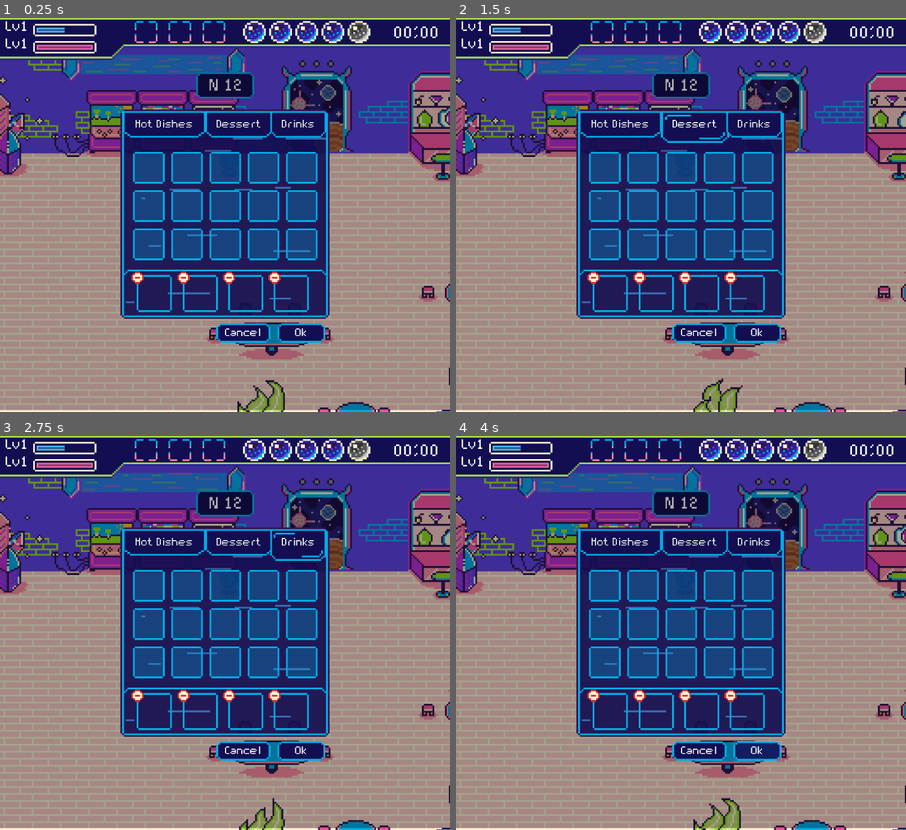
Above: before the commit, frames 1-4 (two rows, left to right).
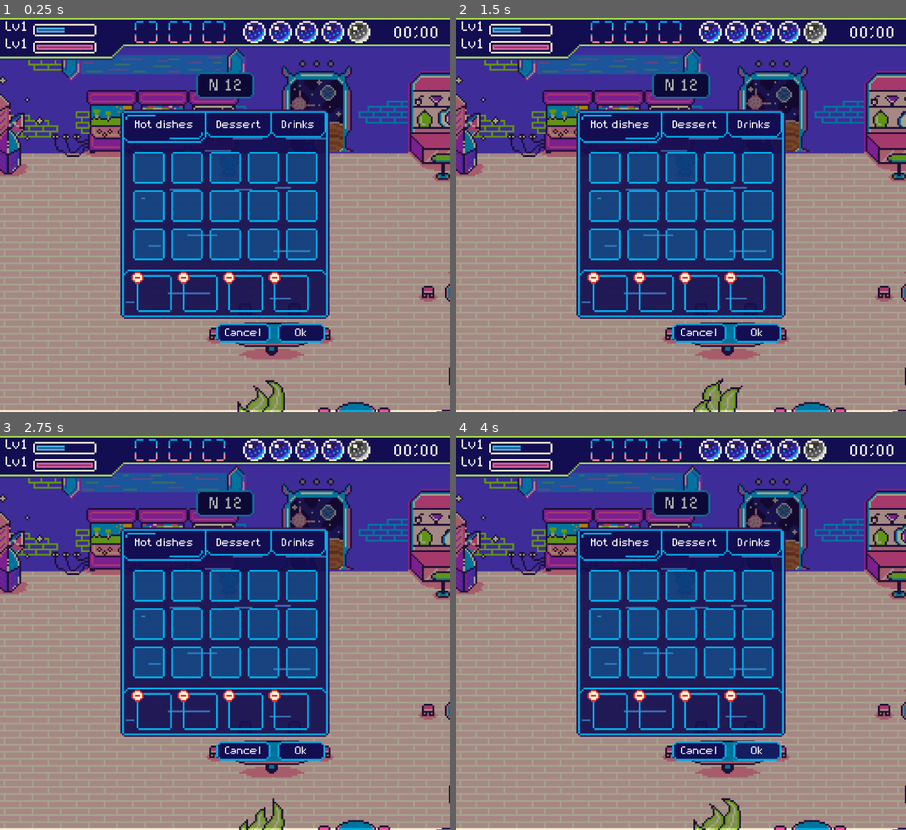
Above: after the commit, the same moments.

Repository: Julieta2200/Cosmic-Drifters
Game: Godot game, scene res://project/level_1/level_1.tscn
The game is run twice, just before and just after one commit, with the same random seed, the same clock (stepped at 60 frames per second) and the same inputs.
Inputs (mouse positions are in pixels of both pictures, inside the frame that each line leads up to):
- Up to frame 1 (0.25 s): no input
- Up to frame 2 (1.5 s): click (618, 128) at 0.5 s, where only the run before the commit has a clickable "Hot Dishes"; click (694, 128) at 1.25 s, where only the run before the commit has a clickable "Dessert"
- Up to frame 3 (2.75 s): click (297, 546) at 2 s, where only the run before the commit has a clickable "Drinks"
- Up to frame 4 (4 s): click "Ok" at 2.75 s; click "Ok" at 3.5 s

The runs differ from the first frame. In frame 1, 0.6% of the frame differs, in the area x 27-70%, y 23-32%; in frame 2, 0.8%; in frame 3, 0.8%; in frame 4, 0.6%.

Commit message:
main panel

Diff:
--- a/project/computer/computer.tscn
+++ b/project/computer/computer.tscn
@@ -12,7 +12,6 @@
 [ext_resource type="Texture2D" uid="uid://y3maq8mwau45" path="res://assets/Order_Button/Order_Button7.png" id="10_yob18"]
 [ext_resource type="Texture2D" uid="uid://dk56u0cf7xc4a" path="res://assets/Order_Button/Order_Button8.png" id="11_y6d74"]
 [ext_resource type="Texture2D" uid="uid://bd7m17blmd17a" path="res://assets/Order_Button/Order_Button9.png" id="12_jxqc4"]
-
 
 [sub_resource type="RectangleShape2D" id="RectangleShape2D_sdpta"]
 size = Vector2(32.3125, 28.625)
--- /dev/null
+++ b/project/food_menu/food_menu.gd
@@ -0,0 +1,11 @@
+extends Control
+
+
+# Called when the node enters the scene tree for the first time.
+func _ready():
+	pass # Replace with function body.
+
+
+# Called every frame. 'delta' is the elapsed time since the previous frame.
+func _process(delta):
+	pass
--- a/project/food_menu/food_menu.tscn
+++ b/project/food_menu/food_menu.tscn
@@ -1,10 +1,12 @@
-[gd_scene load_steps=32 format=3 uid="uid://uqiq7ol038uw"]
+[gd_scene load_steps=30 format=3 uid="uid://uqiq7ol038uw"]
 
 [ext_resource type="Texture2D" uid="uid://l3sq32eps0vr" path="res://assets/Menu_UI/Table_Number.png" id="1_547g1"]
+[ext_resource type="Script" path="res://project/food_menu/food_menu.gd" id="1_lrmo0"]
 [ext_resource type="Texture2D" uid="uid://bcglbg7y8b6s3" path="res://assets/Menu_UI/Menu/Menu1.png" id="1_y2ks4"]
 [ext_resource type="Texture2D" uid="uid://dx4e23yrqyd0j" path="res://assets/Menu_UI/Menu/Shadow.png" id="3_yc1tq"]
-[ext_resource type="Texture2D" uid="uid://ckk5sn4rpsalp" path="res://assets/Menu_UI/Panel_Drinks/Drinks1.png" id="4_wumch"]
 [ext_resource type="Texture2D" uid="uid://dhsp6mllm30yk" path="res://assets/Menu_UI/Cell_Small/Cell_Small1.png" id="6_otr7g"]
+[ext_resource type="Texture2D" uid="uid://7kekda2kqqca" path="res://assets/Menu_UI/Panel_Hot_Dishes/Hot_dishes1.png" id="6_vmx4f"]
+[ext_resource type="Texture2D" uid="uid://tnyd6rhj7fmq" path="res://assets/Menu_UI/Panel_Dessert/Dessert2.png" id="7_41j6o"]
 [ext_resource type="FontFile" uid="uid://ca1c0t3foshuc" path="res://assets/Fonts/Mystery Font1.ttf" id="7_jqssa"]
 [ext_resource type="Texture2D" uid="uid://bytwwxbannxxn" path="res://assets/Menu_UI/Cell_Big/Cell_Big1.png" id="9_scbmh"]
 [ext_resource type="Texture2D" uid="uid://b2ltlwl224rtp" path="res://assets/Menu_UI/Cell_Small/Cell_Small2.png" id="10_ka53w"]
@@ -23,18 +25,6 @@
 [sub_resource type="StyleBoxTexture" id="StyleBoxTexture_ov3uu"]
 texture = ExtResource("1_y2ks4")
 
-[sub_resource type="StyleBoxTexture" id="StyleBoxTexture_xoy5u"]
-texture = ExtResource("19_f2ual")
-
-[sub_resource type="StyleBoxTexture" id="StyleBoxTexture_v60um"]
-texture = ExtResource("19_f2ual")
-
-[sub_resource type="StyleBoxTexture" id="StyleBoxTexture_vgibt"]
-texture = ExtResource("4_wumch")
-
-[sub_resource type="StyleBoxTexture" id="StyleBoxTexture_khkg7"]
-texture = ExtResource("4_wumch")
-
 [sub_resource type="StyleBoxTexture" id="StyleBoxTexture_bjvmk"]
 texture = ExtResource("6_otr7g")
 
@@ -78,6 +68,7 @@
 grow_vertical = 2
 size_flags_horizontal = 4
 size_flags_vertical = 4
+script = ExtResource("1_lrmo0")
 
 [node name="table_number" type="Panel" parent="."]
 layout_mode = 1
@@ -134,48 +125,86 @@
 grow_vertical = 2
 theme_override_styles/panel = SubResource("StyleBoxTexture_ov3uu")
 
-[node name="hot_dishes" type="Button" parent="main_panel"]
+[node name="hot_dishes" type="TextureRect" parent="main_panel"]
 layout_mode = 1
 offset_left = 15.0
 offset_top = 16.0
 offset_right = 783.0
 offset_bottom = 304.0
-theme_override_fonts/font = ExtResource("7_jqssa")
-theme_override_font_sizes/font_size = 80
-theme_override_styles/normal = SubResource("StyleBoxTexture_xoy5u")
-theme_override_styles/hover = SubResource("StyleBoxTexture_v60um")
-theme_override_styles/pressed = SubResource("StyleBoxTexture_vgibt")
-theme_override_styles/focus = SubResource("StyleBoxTexture_khkg7")
-text = "Hot Dishes"
-
-[node name="dessert" type="Button" parent="main_panel"]
+texture = ExtResource("6_vmx4f")
+
+[node name="Label" type="Label" parent="main_panel/hot_dishes"]
+layout_mode = 1
+anchors_preset = 8
+anchor_left = 0.5
+anchor_top = 0.5
+anchor_right = 0.5
+anchor_bottom = 0.5
+offset_left = -265.0
+offset_top = -41.0
+offset_right = 265.0
+offset_bottom = 52.0
+grow_horizontal = 2
+grow_vertical = 2
+theme_override_fonts/font = ExtResource("7_jqssa")
+theme_override_font_sizes/font_size = 80
+text = "Hot dishes"
+horizontal_alignment = 1
+vertical_alignment = 1
+
+[node name="dessert" type="TextureRect" parent="main_panel"]
 layout_mode = 1
 offset_left = 768.0
 offset_top = 16.0
 offset_right = 1392.0
 offset_bottom = 304.0
-theme_override_fonts/font = ExtResource("7_jqssa")
-theme_override_font_sizes/font_size = 80
-theme_override_styles/normal = SubResource("StyleBoxTexture_xoy5u")
-theme_override_styles/hover = SubResource("StyleBoxTexture_v60um")
-theme_override_styles/pressed = SubResource("StyleBoxTexture_vgibt")
-theme_override_styles/focus = SubResource("StyleBoxTexture_khkg7")
+texture = ExtResource("7_41j6o")
+
+[node name="Label" type="Label" parent="main_panel/dessert"]
+layout_mode = 1
+anchors_preset = 8
+anchor_left = 0.5
+anchor_top = 0.5
+anchor_right = 0.5
+anchor_bottom = 0.5
+offset_left = -265.0
+offset_top = -41.0
+offset_right = 265.0
+offset_bottom = 52.0
+grow_horizontal = 2
+grow_vertical = 2
+theme_override_fonts/font = ExtResource("7_jqssa")
+theme_override_font_sizes/font_size = 80
 text = "Dessert"
-
-[node name="drinks" type="Button" parent="main_panel"]
+horizontal_alignment = 1
+vertical_alignment = 1
+
+[node name="drinks" type="TextureRect" parent="main_panel"]
 layout_mode = 1
 offset_left = 1363.0
 offset_top = 16.0
 offset_right = 1875.0
 offset_bottom = 304.0
-theme_override_fonts/font = ExtResource("7_jqssa")
-theme_override_font_sizes/font_size = 80
-theme_override_styles/normal = SubResource("StyleBoxTexture_xoy5u")
-theme_override_styles/hover = SubResource("StyleBoxTexture_v60um")
-theme_override_styles/pressed = SubResource("StyleBoxTexture_vgibt")
-theme_override_styles/focus = SubResource("StyleBoxTexture_khkg7")
-text = "Drinks
-"
+texture = ExtResource("19_f2ual")
+
+[node name="Label" type="Label" parent="main_panel/drinks"]
+layout_mode = 1
+anchors_preset = 8
+anchor_left = 0.5
+anchor_top = 0.5
+anchor_right = 0.5
+anchor_bottom = 0.5
+offset_left = -265.0
+offset_top = -41.0
+offset_right = 265.0
+offset_bottom = 52.0
+grow_horizontal = 2
+grow_vertical = 2
+theme_override_fonts/font = ExtResource("7_jqssa")
+theme_override_font_sizes/font_size = 80
+text = "Drinks"
+horizontal_alignment = 1
+vertical_alignment = 1
 
 [node name="food_container" type="Control" parent="main_panel"]
 layout_mode = 1
--- a/project/table/table.tscn
+++ b/project/table/table.tscn
@@ -6,6 +6,21 @@
 [ext_resource type="PackedScene" uid="uid://cqmbm2cublfgn" path="res://project/components/clickable_component.tscn" id="3_s58k2"]
 [ext_resource type="Script" path="res://project/table/status.gd" id="5_jduwx"]
 [ext_resource type="Texture2D" uid="uid://c1jk4iwtrbe0a" path="res://assets/Order_Button/Exclamation_mark(Big).png" id="6_53kp0"]
+
+[sub_resource type="Animation" id="Animation_vnrf4"]
+length = 0.001
+tracks/0/type = "value"
+tracks/0/imported = false
+tracks/0/enabled = true
+tracks/0/path = NodePath(".:position")
+tracks/0/interp = 1
+tracks/0/loop_wrap = true
+tracks/0/keys = {
+"times": PackedFloat32Array(0),
+"transitions": PackedFloat32Array(1),
+"update": 0,
+"values": [Vector2(0.375, -31.687)]
+}
 
 [sub_resource type="Animation" id="Animation_ahaxa"]
 resource_name = "bounce"
@@ -22,21 +37,6 @@
 "transitions": PackedFloat32Array(1, 1),
 "update": 0,
 "values": [Vector2(0.375, -31.687), Vector2(0.375, -29.9375)]
-}
-
-[sub_resource type="Animation" id="Animation_vnrf4"]
-length = 0.001
-tracks/0/type = "value"
-tracks/0/imported = false
-tracks/0/enabled = true
-tracks/0/path = NodePath(".:position")
-tracks/0/interp = 1
-tracks/0/loop_wrap = true
-tracks/0/keys = {
-"times": PackedFloat32Array(0),
-"transitions": PackedFloat32Array(1),
-"update": 0,
-"values": [Vector2(0.375, -31.687)]
 }
 
 [sub_resource type="AnimationLibrary" id="AnimationLibrary_lbfqs"]
